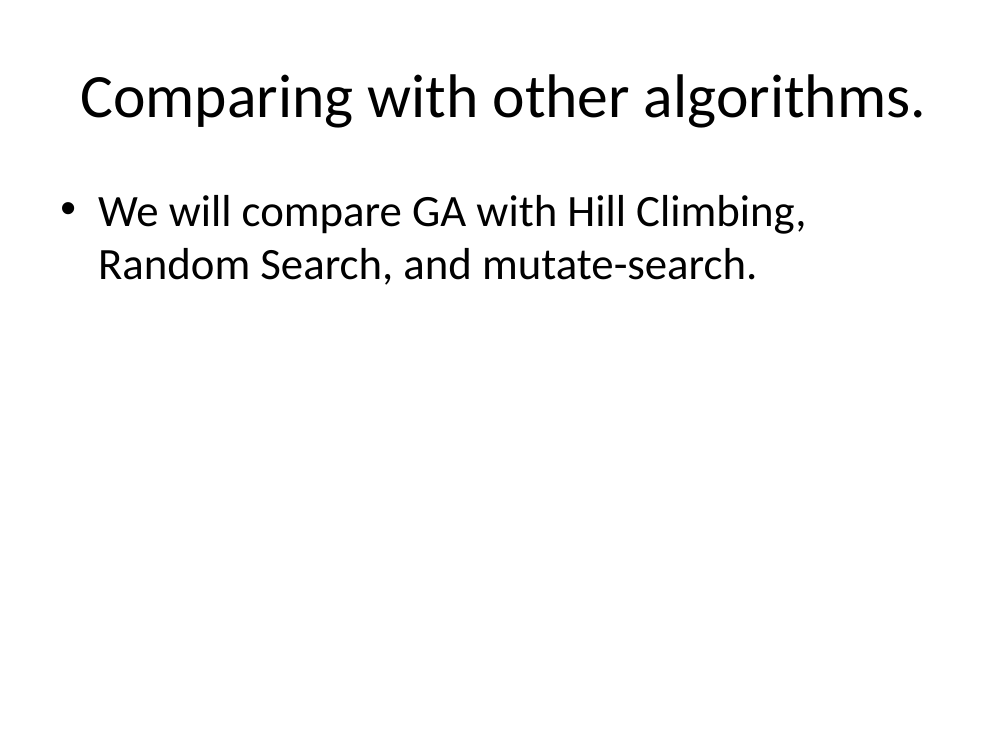
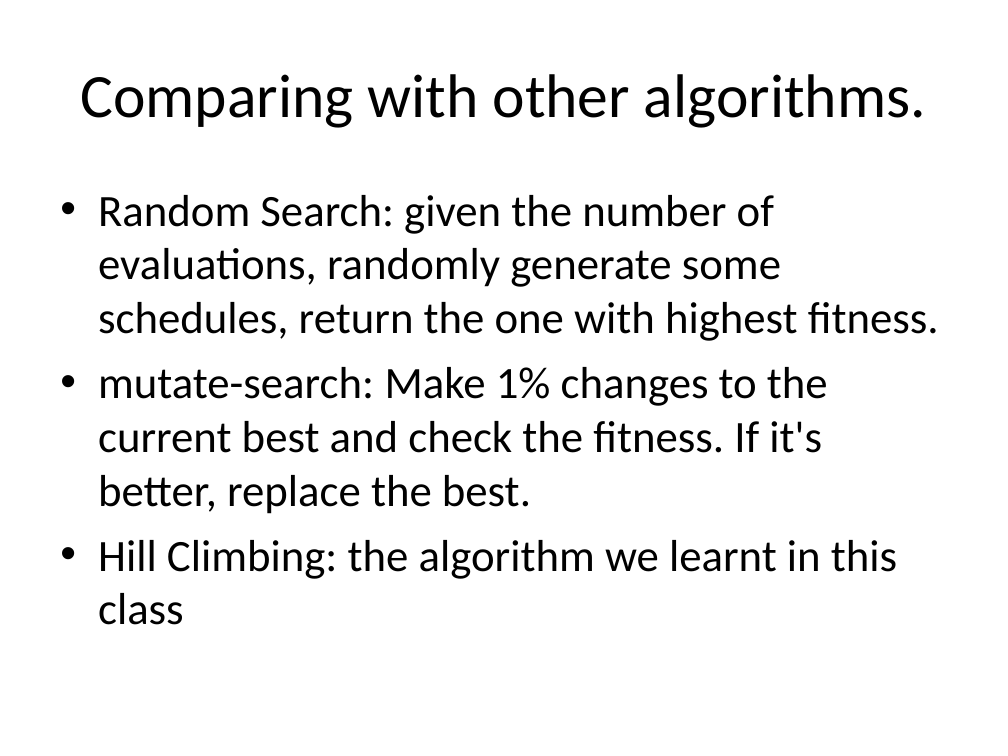
Before and after one commit to putrakoreng/csc384-genetic-algorithms-project, a slide deck: slide 5 of GA_TestBench/Data Files/presentation.ppt (slide 7 before the commit). Drawn at 1008x756 pixels with LibreOffice and Linux fonts; fonts in the diff are those of the drawing. Boxes give left, top, right and bottom in pixels: in the first picture for what was removed or moved away, otherwise in the second. Text is boxed around its words. In the diff, an @@ line names an element or a change of style, - is before the commit and + after.

Commit message:
updated some of the pdf slides

```diff
--- a/GA_TestBench/Data Files/presentation.ppt
+++ b/GA_TestBench/Data Files/presentation.ppt
@@ text at bbox=[98, 195, 939, 625]: text changed @@
-• We will compare GA with Hill Climbing, Random Search, and mutate-search.
+• Random Search: given the number of evaluations, randomly generate some schedules, return the one with highest fitness.
+• mutate-search: Make 1% changes to the current best and check the fitness. If it's better, replace the best.
+• Hill Climbing: the algorithm we learnt in this class
```
Also in this commit, not shown: 1 other slide changed, 5 slides added, 9 slides removed, 1 other file.
